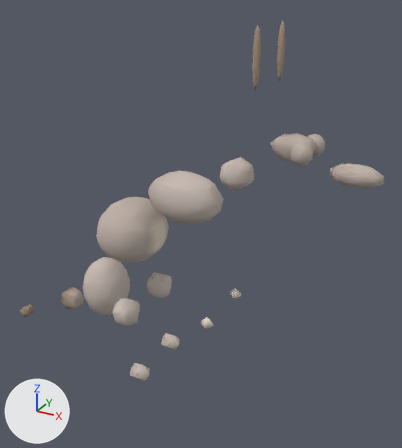
The glTF model assets/animals/src/kangaroo.glb as it was, and as the next commit left it.
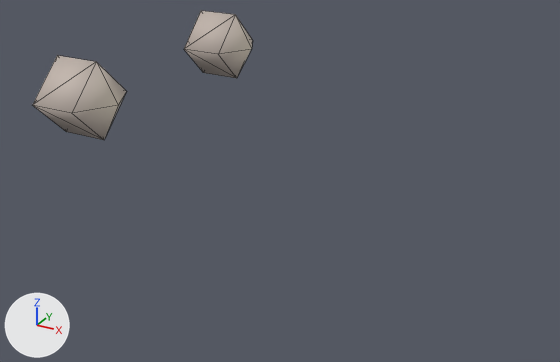
Old and new are each drawn whole from a 50 mm camera at (0.851, -1.358, 1.453) aimed at (0.059, 0.083, 0.732) and again close up from a 50 mm camera at (0.341, -0.539, 0.406) aimed at (0.027, 0.031, 0.121). Every picture has the same lights, and +X, +Y and +Z are marked at lower left. The first two pictures are the older version. The close-ups show mesh edges as thin lines. Vertices at exactly the same position are counted once.

The scene before the commit, as lines of its bpy script (objects in view):
```python
me_mesh = bpy.data.meshes.new('Mesh')
me_mesh.from_pydata(...)  # 704 vertices, 1336 faces; spans x -0.724..0.618, y -0.145..0.145, z 0.188..1.358
me_mesh.materials.append(mat_kangaroomat)
ob_kangaroo = bpy.data.objects.new('kangaroo', me_mesh)
ob_kangaroo.location = (0.0, 0.0, 0.0)
```
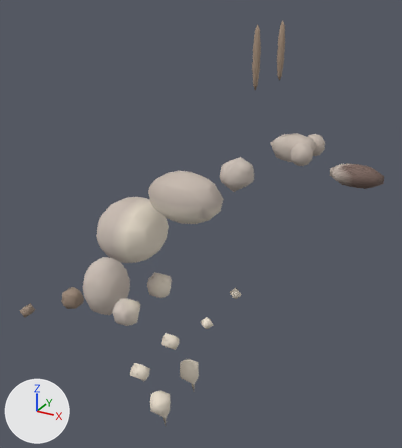
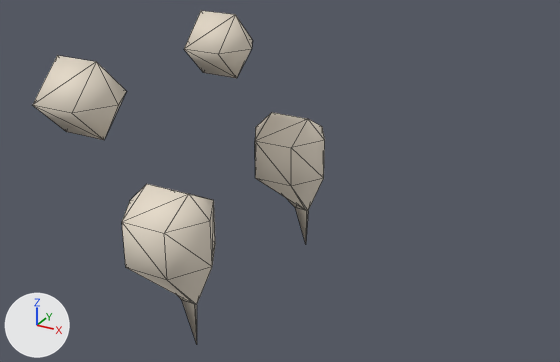
The change, as a list of edits to the scene's bpy script:
```text
Change me_mesh:
    used by ob_kangaroo; location = (0.0, 0.0, 0.0)
    remove me_mesh.from_pydata(...)  # 704 vertices, 1336 faces; spans x -0.724..0.618, y -0.145..0.145, z 0.188..1.358
    add me_mesh.from_pydata(...)  # 744 vertices, 1408 faces; spans x -0.724..0.618, y -0.145..0.145, z 0.02..1.358
    me_mesh part 1: a new loose piece of 20 vertices spanning x -0.039..0.039, y 0.067..0.133, z 0.02..0.159, in mat_kangaroomat
    me_mesh part 2: a new loose piece of 20 vertices spanning x -0.039..0.039, y -0.133..-0.067, z 0.02..0.159, in mat_kangaroomat
    me_mesh part 3: 1303 kept faces spanning x -0.724..0.618, y -0.145..0.145, z 0.188..1.358 get new vertex colours
```

Where the change shows, as pixel boxes [x1, y1, x2, y2] in the close-ups (560 x 362 px):
'kangaroo', reshaped
    before: [33, 11, 253, 140]
    after: [33, 11, 325, 344]
part 1 of me_mesh, added
    after: [255, 112, 325, 244]
part 2 of me_mesh, added
    after: [122, 184, 215, 344]
part 3 of me_mesh, recoloured
    both: [33, 11, 253, 140]
